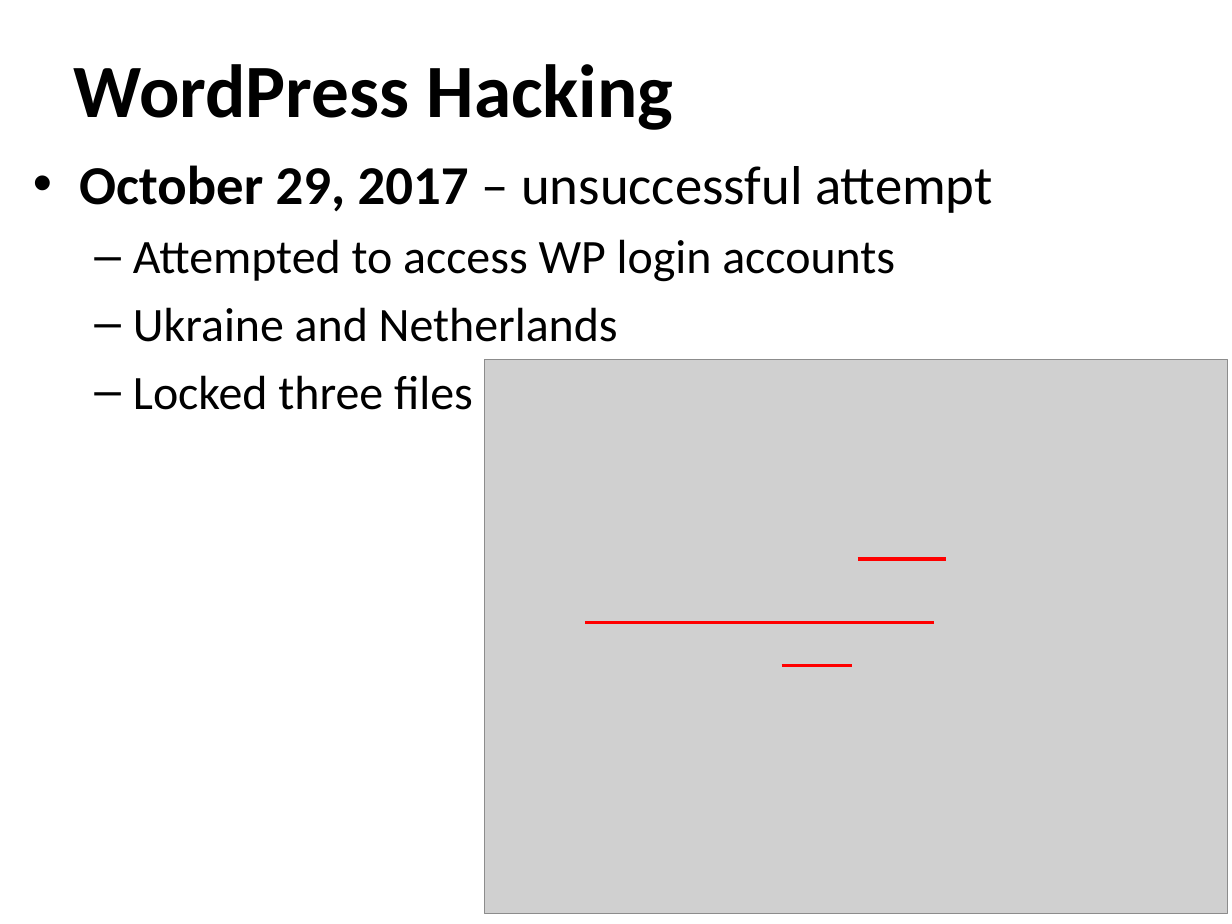
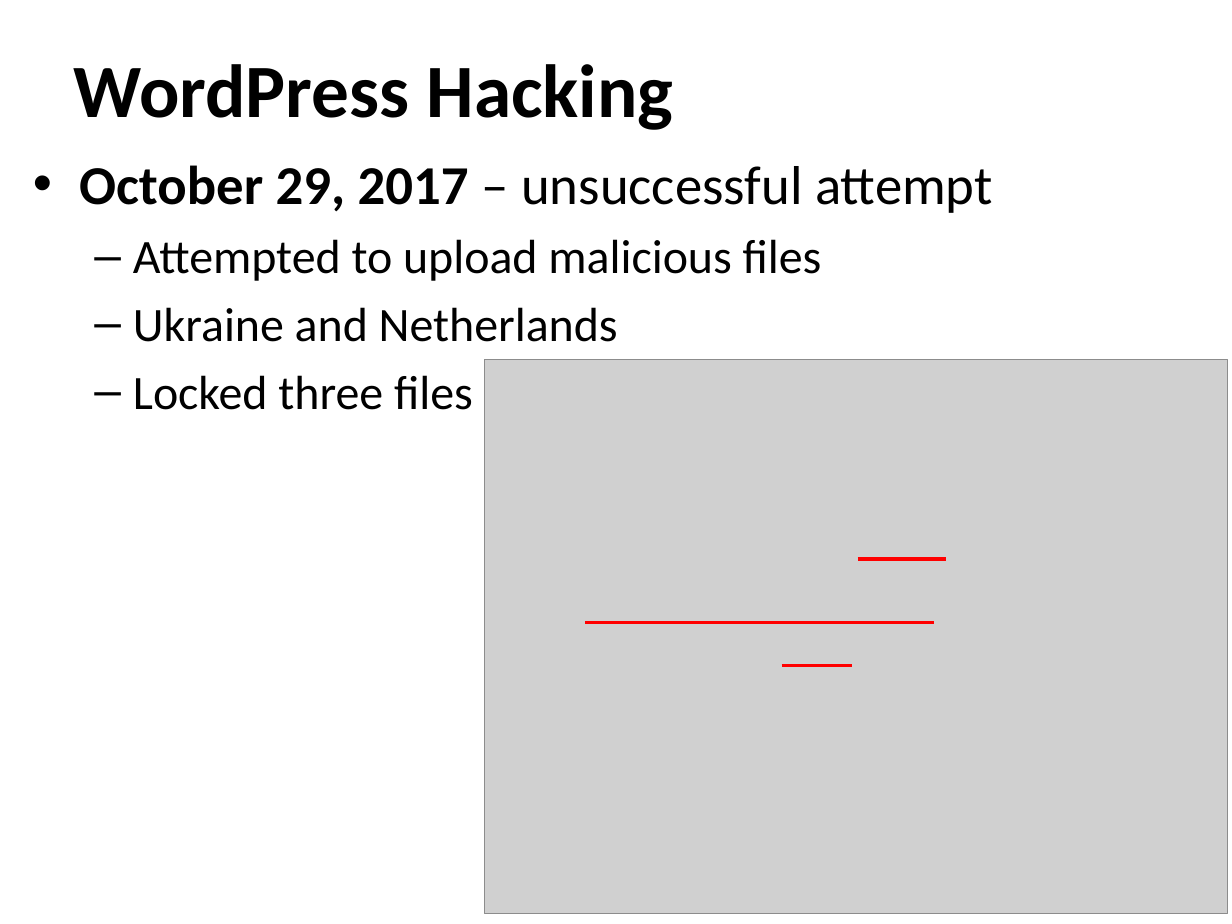
Before and after one commit to ehsantos11/MIST7590-Smithgall-Project, a slide deck: slide 5 of SGW Project Update (Final) 29Nov17.pptx. Drawn at 1232x924 pixels with LibreOffice and Linux fonts; fonts in the diff are those of the drawing; grey boxes stand for pictures; background and template pictures are left out. Boxes give left, top, right and bottom in pixels: in the first picture for what was removed or moved away, otherwise in the second. Text is boxed around its words. In the diff, an @@ line names an element or a change of style, - is before the commit and + after.

```diff
--- a/SGW Project Update (Final) 29Nov17.pptx
+++ b/SGW Project Update (Final) 29Nov17.pptx
@@ text at [133, 239, 822, 281]: text changed @@
-  – Attempted to access WP login accounts
+  – Attempted to upload malicious files
```
Also in this commit, not shown: 2 other slides changed.
